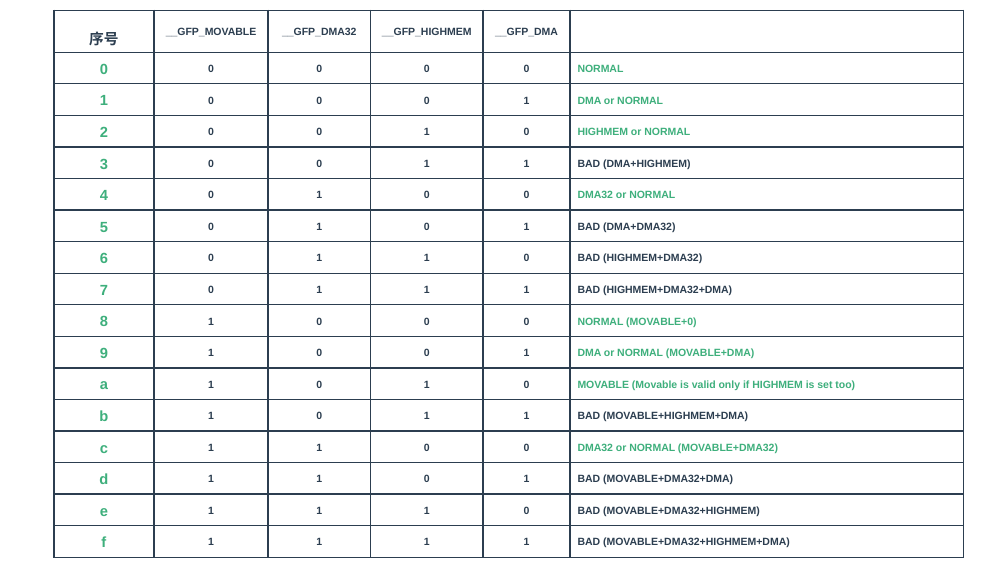
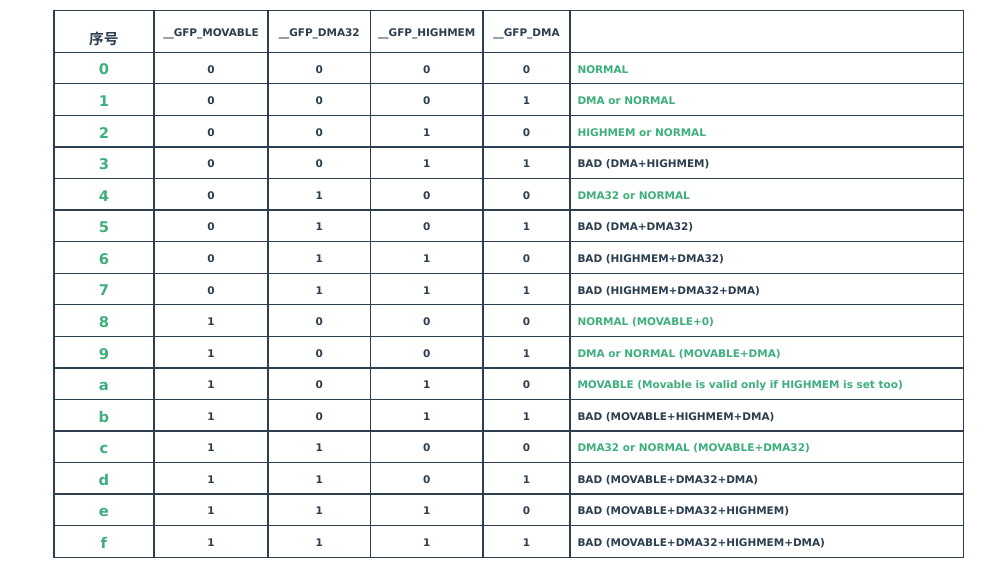
Before and after one commit to zaiqiang-dong/zaiqiang, a slide deck: slide 16 of picture/ppt/memory/memory_modle.pptx (slide 8 before the commit). Drawn at 1008x567 pixels with LibreOffice and Linux fonts; fonts in the diff are those of the drawing. Boxes give left, top, right and bottom in pixels: in the first picture for what was removed or moved away, otherwise in the second. Text is boxed around its words. In the diff, an @@ line names an element or a change of style, - is before the commit and + after.

```diff
--- a/picture/ppt/memory/memory_modle.pptx
+++ b/picture/ppt/memory/memory_modle.pptx
@@ table at [54, 11, 963, 567] @@
@@ font Arial to DejaVu Sans @@
```
Also in this commit, not shown: 8 other slides changed, 33 slides added, 23 other files.
